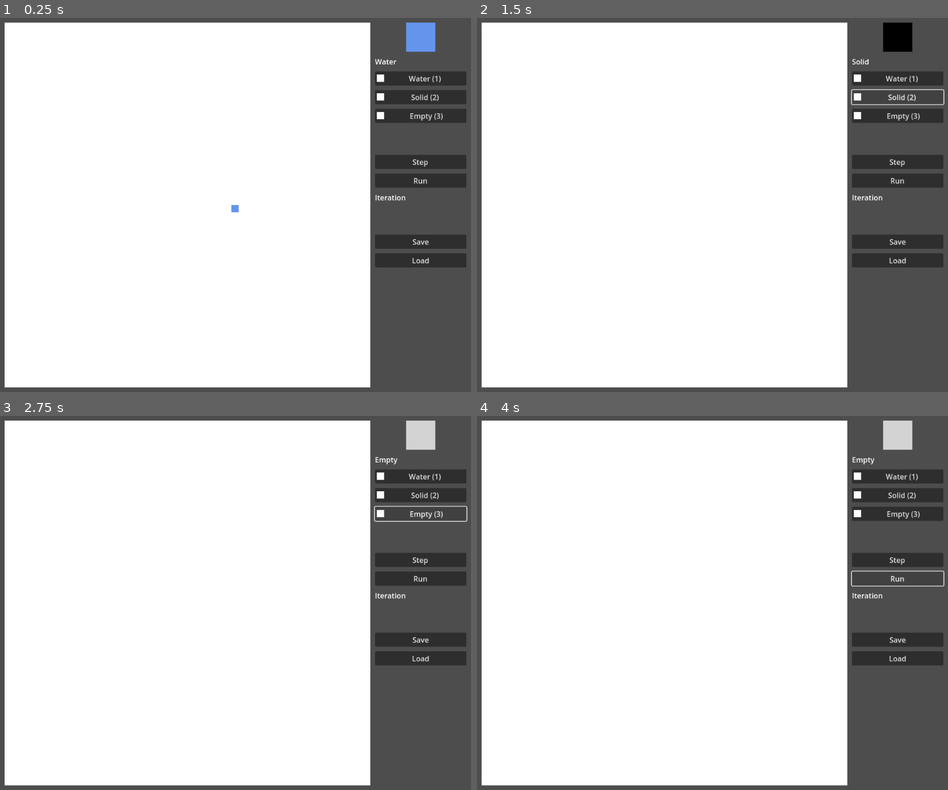
Above: before the commit, frames 1-4 (two rows, left to right).
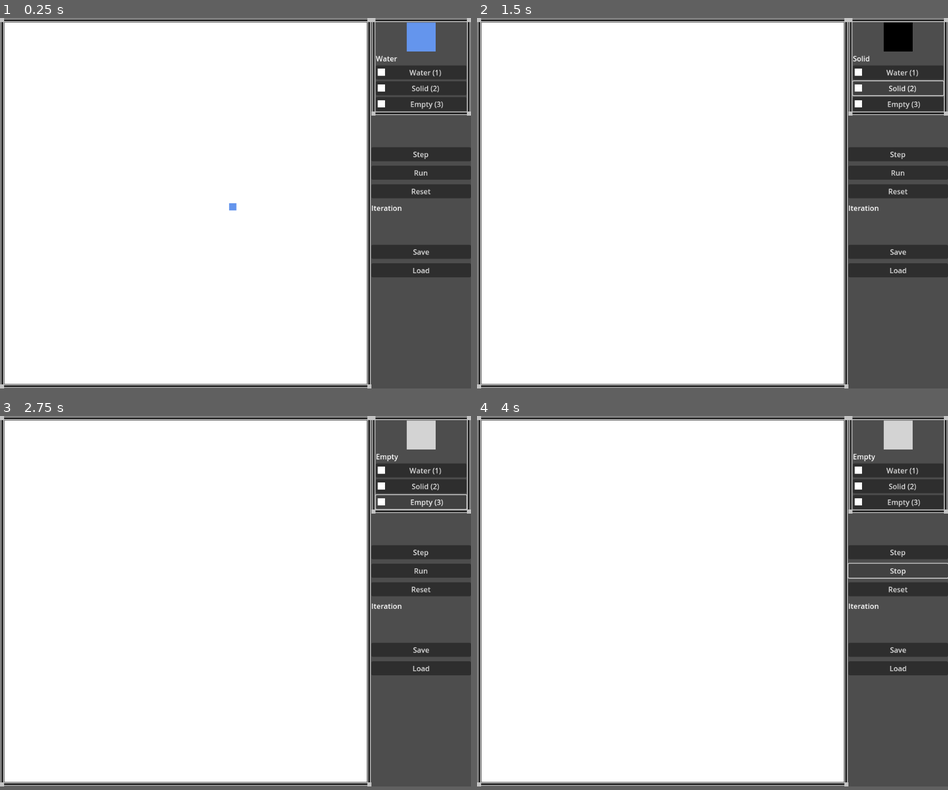
Above: after the commit, the same moments.

Repository: lycilph/GodotCreeper
Game: Godot game, scene res://FluidSimulation/fluid_simulation_node.tscn
The game is run twice, just before and just after one commit, with the same random seed, the same clock (stepped at 60 frames per second) and the same inputs.
Inputs:
- Up to frame 1 (0.25 s): no input
- Up to frame 2 (1.5 s): click "Water (1)" at 0.5 s; click "Solid (2)" at 1.25 s
- Up to frame 3 (2.75 s): click "Empty (3)" at 2 s
- Up to frame 4 (4 s): click "Step" at 2.75 s; click "Run" at 3.5 s
In our replay, the window is 800x636 before the commit and 800x630 after it. These sizes can differ from the game's own. Grey fills any space a smaller window leaves; there, only what the larger window draws over its background counts as a difference.

The runs differ from the first frame. In frame 1, 8.8% of the frame differs, in the area x 0-100%, y 0-100%; in frame 2, 8.7%; in frame 3, 8.6%; in frame 4, 8.5%.

Commit message:
Updates

Diff:
--- a/TestProject/FluidSimulation/Cell.gd
+++ b/TestProject/FluidSimulation/Cell.gd
@@ -20,6 +20,13 @@
 var left : Cell
 
 
+func reset():
+	type = TYPE.BLANK
+	fluid = 0.0
+	buffer = 0.0
+	reset_flow()
+
+
 func reset_flow():
 	flow_direction = 0
 
--- a/TestProject/FluidSimulation/Grid.gd
+++ b/TestProject/FluidSimulation/Grid.gd
@@ -11,6 +11,66 @@
 	cells.resize(width*height)
 	for i in cells.size():
 		cells[i] = Cell.new()
+	set_neighbors()
+
+
+func set_neighbors():
+	# Center
+	for y in range(1,height-1):
+		for x in range(1,width-1):
+			get_cell(x,y).up = get_cell(x,y-1)
+			get_cell(x,y).down = get_cell(x,y+1)
+			get_cell(x,y).left = get_cell(x-1,y)
+			get_cell(x,y).right = get_cell(x+1,y)
+	# Top
+	for x in range(1,width-1):
+		get_cell(x,0).down = get_cell(x,1)
+		get_cell(x,0).left = get_cell(x-1,0)
+		get_cell(x,0).right = get_cell(x+1,0)
+	# Bottom
+	for x in range(1,width-1):
+		get_cell(x,height-1).up = get_cell(x,height-2)
+		get_cell(x,height-1).left = get_cell(x-1,height-1)
+		get_cell(x,height-1).right = get_cell(x+1,height-1)
+	# Left
+	for y in range(1,height-1):
+		get_cell(0,y).up = get_cell(0,y-1)
+		get_cell(0,y).down = get_cell(0,y+1)
+		get_cell(0,y).right = get_cell(1,y)
+	# Right
+	for y in range(1,height-1):
+		get_cell(width-1,y).up = get_cell(width-1,y-1)
+		get_cell(width-1,y).down = get_cell(width-1,y+1)
+		get_cell(width-1,y).left = get_cell(width-2,y)
+	# Top-Left
+	get_cell(0,0).down = get_cell(0,1)
+	get_cell(0,0).right = get_cell(1,0)
+	# Top-right
+	get_cell(width-1,0).down = get_cell(width-1,1)
+	get_cell(width-1,0).left = get_cell(width-2,0)
+	# Bottom-Left
+	get_cell(0,height-1).up = get_cell(0,height-2)
+	get_cell(0,height-1).right = get_cell(1,height-1)
+	# Bottom-right
+	get_cell(width-1,height-1).up = get_cell(width-1,height-2)
+	get_cell(width-1,height-1).left = get_cell(width-2,height-2)
+
+
+func reset():
+	for c in cells:
+		c.reset()
+
+
+func reset_buffer():
+	for c in cells:
+		c.buffer = 0.0
+
+
+func update(min_value : float):
+	for c in cells:
+		c.fluid += c.buffer
+		if (c.fluid < min_value):
+			c.fluid = 0.0
 
 
 func get_cell(x : int, y : int):
--- a/TestProject/FluidSimulation/fluid_simulation_node.gd
+++ b/TestProject/FluidSimulation/fluid_simulation_node.gd
@@ -2,14 +2,18 @@
 
 @export var renderer : CellRenderer
 @export var selection : Sprite2D
+@export var run_button : Button
 
 var grid : Grid
+var simulator : FluidSimulator
 var boundary
 var tile
+var running
 
 
 func _ready():
 	grid = Grid.new(50,50)
+	simulator = FluidSimulator.new(grid)
 	renderer.grid = grid
 	boundary = renderer.position
 	tile = renderer.tile_size
@@ -37,7 +41,26 @@
 				cell.type = Cell.TYPE.BLANK
 				cell.fluid = 0.0
 
+	if (running):
+		simulator.step()
+
 
 func _input(event):
 	if (event.is_action_pressed("ui_cancel")):
 		get_tree().quit()
+
+
+func _on_step_simulation_button_pressed():
+	simulator.step()
+
+
+func _on_run_simulation_button_pressed():
+	running = !running
+	if (running):
+		run_button.text = "Stop"
+	else:
+		run_button.text = "Run"
+
+
+func _on_reset_simulation_button_pressed():
+	grid.reset()
--- a/TestProject/FluidSimulation/fluid_simulation_node.tscn
+++ b/TestProject/FluidSimulation/fluid_simulation_node.tscn
@@ -6,17 +6,36 @@
 [ext_resource type="Texture2D" uid="uid://dq2c35qcpl105" path="res://Assets/arrows.png" id="4_y7dw1"]
 [ext_resource type="Texture2D" uid="uid://s8a2nrbf8ih1" path="res://Assets/settled.png" id="5_x3k3h"]
 [ext_resource type="Script" path="res://FluidSimulation/Selection.gd" id="6_sdk6k"]
+[ext_resource type="Texture2D" uid="uid://lk8qb0yiwvp6" path="res://Assets/frame.png" id="7_kwvoi"]
 
-[node name="FluidSimulationNode" type="Node2D" node_paths=PackedStringArray("renderer", "selection")]
+[node name="FluidSimulationNode" type="Node2D" node_paths=PackedStringArray("renderer", "selection", "run_button")]
 script = ExtResource("1_yf4e0")
 renderer = NodePath("CellRenderer")
 selection = NodePath("Selection")
+run_button = NodePath("SimulationUI/VBoxContainer/RunSimulationButton")
 
-[node name="Background" type="ColorRect" parent="."]
-offset_left = 10.0
-offset_top = 10.0
-offset_right = 810.0
-offset_bottom = 810.0
+[node name="BackgroundContainer" type="MarginContainer" parent="."]
+offset_right = 820.0
+offset_bottom = 820.0
+
+[node name="NinePatchRect" type="NinePatchRect" parent="BackgroundContainer"]
+layout_mode = 2
+texture = ExtResource("7_kwvoi")
+patch_margin_left = 10
+patch_margin_top = 10
+patch_margin_right = 10
+patch_margin_bottom = 10
+
+[node name="MarginContainer" type="MarginContainer" parent="BackgroundContainer"]
+layout_mode = 2
+theme_override_constants/margin_left = 10
+theme_override_constants/margin_top = 10
+theme_override_constants/margin_right = 10
+theme_override_constants/margin_bottom = 10
+
+[node name="Background" type="ColorRect" parent="BackgroundContainer/MarginContainer"]
+custom_minimum_size = Vector2(800, 800)
+layout_mode = 2
 
 [node name="CellRenderer" type="Node2D" parent="."]
 position = Vector2(10, 10)
@@ -30,80 +49,107 @@
 centered = false
 script = ExtResource("6_sdk6k")
 renderer = NodePath("../CellRenderer")
-block = NodePath("../SimulationUI/MarginContainer/VBoxContainer/SelectedBlock")
-label = NodePath("../SimulationUI/MarginContainer/VBoxContainer/SelectedBlockLabel")
+block = NodePath("../SimulationUI/VBoxContainer/MarginContainer/MarginContainer/VBoxContainer/SelectedBlock")
+label = NodePath("../SimulationUI/VBoxContainer/MarginContainer/MarginContainer/VBoxContainer/SelectedBlockLabel")
 
 [node name="SimulationUI" type="CanvasLayer" parent="."]
 
-[node name="MarginContainer" type="MarginContainer" parent="SimulationUI"]
+[node name="VBoxContainer" type="VBoxContainer" parent="SimulationUI"]
 anchors_preset = 1
 anchor_left = 1.0
 anchor_right = 1.0
-offset_left = -210.0
-offset_bottom = 411.0
+offset_left = -200.0
+offset_bottom = 543.0
 grow_horizontal = 0
+theme_override_constants/separation = 10
+
+[node name="MarginContainer" type="MarginContainer" parent="SimulationUI/VBoxContainer"]
+layout_mode = 2
+theme_override_constants/margin_left = 0
+theme_override_constants/margin_top = 0
+theme_override_constants/margin_right = 0
+theme_override_constants/margin_bottom = 0
+
+[node name="NinePatchRect" type="NinePatchRect" parent="SimulationUI/VBoxContainer/MarginContainer"]
+layout_mode = 2
+texture = ExtResource("7_kwvoi")
+patch_margin_left = 10
+patch_margin_top = 10
+patch_margin_right = 10
+patch_margin_bottom = 10
+
+[node name="MarginContainer" type="MarginContainer" parent="SimulationUI/VBoxContainer/MarginContainer"]
+layout_mode = 2
+theme_override_constants/margin_left = 10
 theme_override_constants/margin_top = 10
 theme_override_constants/margin_right = 10
+theme_override_constants/margin_bottom = 10
 
-[node name="VBoxContainer" type="VBoxContainer" parent="SimulationUI/MarginContainer"]
+[node name="VBoxContainer" type="VBoxContainer" parent="SimulationUI/VBoxContainer/MarginContainer/MarginContainer"]
 custom_minimum_size = Vector2(200, 0)
 layout_mode = 2
-theme_override_constants/separation = 10
 
-[node name="SelectedBlock" type="ColorRect" parent="SimulationUI/MarginContainer/VBoxContainer"]
+[node name="SelectedBlock" type="ColorRect" parent="SimulationUI/VBoxContainer/MarginContainer/MarginContainer/VBoxContainer"]
 custom_minimum_size = Vector2(64, 64)
 layout_mode = 2
 size_flags_horizontal = 4
 color = Color(0, 1, 1, 1)
 
-[node name="SelectedBlockLabel" type="Label" parent="SimulationUI/MarginContainer/VBoxContainer"]
+[node name="SelectedBlockLabel" type="Label" parent="SimulationUI/VBoxContainer/MarginContainer/MarginContainer/VBoxContainer"]
 layout_mode = 2
 text = "Water"
 
-[node name="SelectWaterButton" type="Button" parent="SimulationUI/MarginContainer/VBoxContainer"]
+[node name="SelectWaterButton" type="Button" parent="SimulationUI/VBoxContainer/MarginContainer/MarginContainer/VBoxContainer"]
 layout_mode = 2
 text = "Water (1)"
 icon = ExtResource("3_jyi2p")
 
-[node name="SelectSolidButton" type="Button" parent="SimulationUI/MarginContainer/VBoxContainer"]
+[node name="SelectSolidButton" type="Button" parent="SimulationUI/VBoxContainer/MarginContainer/MarginContainer/VBoxContainer"]
 layout_mode = 2
 text = "Solid (2)"
 icon = ExtResource("3_jyi2p")
 
-[node name="SelectEmptyButton" type="Button" parent="SimulationUI/MarginContainer/VBoxContainer"]
+[node name="SelectEmptyButton" type="Button" parent="SimulationUI/VBoxContainer/MarginContainer/MarginContainer/VBoxContainer"]
 layout_mode = 2
 theme_override_constants/h_separation = 10
 text = "Empty (3)"
 icon = ExtResource("3_jyi2p")
 
-[node name="Control" type="Control" parent="SimulationUI/MarginContainer/VBoxContainer"]
+[node name="Control" type="Control" parent="SimulationUI/VBoxContainer"]
 custom_minimum_size = Vector2(0, 50)
 layout_mode = 2
 
-[node name="Button4" type="Button" parent="SimulationUI/MarginContainer/VBoxContainer"]
+[node name="StepSimulationButton" type="Button" parent="SimulationUI/VBoxContainer"]
 layout_mode = 2
 text = "Step"
 
-[node name="Button5" type="Button" parent="SimulationUI/MarginContainer/VBoxContainer"]
+[node name="RunSimulationButton" type="Button" parent="SimulationUI/VBoxContainer"]
 layout_mode = 2
 text = "Run"
 
-[node name="Label2" type="Label" parent="SimulationUI/MarginContainer/VBoxContainer"]
+[node name="ResetSimulationButton" type="Button" parent="SimulationUI/VBoxContainer"]
+layout_mode = 2
+text = "Reset"
+
+[node name="IterationLabel" type="Label" parent="SimulationUI/VBoxContainer"]
 layout_mode = 2
 text = "Iteration"
 
-[node name="Control2" type="Control" parent="SimulationUI/MarginContainer/VBoxContainer"]
+[node name="Control2" type="Control" parent="SimulationUI/VBoxContainer"]
 custom_minimum_size = Vector2(0, 50)
 layout_mode = 2
 
-[node name="Button6" type="Button" parent="SimulationUI/MarginContainer/VBoxContainer"]
+[node name="Button6" type="Button" parent="SimulationUI/VBoxContainer"]
 layout_mode = 2
 text = "Save"
 
-[node name="Button7" type="Button" parent="SimulationUI/MarginContainer/VBoxContainer"]
+[node name="Button7" type="Button" parent="SimulationUI/VBoxContainer"]
 layout_mode = 2
 text = "Load"
 
-[connection signal="pressed" from="SimulationUI/MarginContainer/VBoxContainer/SelectWaterButton" to="Selection" method="_on_select_water_button_pressed"]
-[connection signal="pressed" from="SimulationUI/MarginContainer/VBoxContainer/SelectSolidButton" to="Selection" method="_on_select_solid_button_pressed"]
-[connection signal="pressed" from="SimulationUI/MarginContainer/VBoxContainer/SelectEmptyButton" to="Selection" method="_on_select_empty_button_pressed"]
+[connection signal="pressed" from="SimulationUI/VBoxContainer/MarginContainer/MarginContainer/VBoxContainer/SelectWaterButton" to="Selection" method="_on_select_water_button_pressed"]
+[connection signal="pressed" from="SimulationUI/VBoxContainer/MarginContainer/MarginContainer/VBoxContainer/SelectSolidButton" to="Selection" method="_on_select_solid_button_pressed"]
+[connection signal="pressed" from="SimulationUI/VBoxContainer/MarginContainer/MarginContainer/VBoxContainer/SelectEmptyButton" to="Selection" method="_on_select_empty_button_pressed"]
+[connection signal="pressed" from="SimulationUI/VBoxContainer/StepSimulationButton" to="." method="_on_step_simulation_button_pressed"]
+[connection signal="pressed" from="SimulationUI/VBoxContainer/RunSimulationButton" to="." method="_on_run_simulation_button_pressed"]
+[connection signal="pressed" from="SimulationUI/VBoxContainer/ResetSimulationButton" to="." method="_on_reset_simulation_button_pressed"]
--- /dev/null
+++ b/TestProject/FluidSimulation/fluid_simulator.gd
@@ -0,0 +1,126 @@
+class_name FluidSimulator
+
+# Max and min cell liquid values
+const MAX_VALUE : float = 1.0
+const MIN_VALUE : float = 0.005
+# Extra liquid a cell can store than the cell above it
+const MAX_COMPRESSION : float = 0.25;
+# Lowest and highest amount of liquids allowed to flow per iteration
+const MIN_FLOW : float = 0.005;
+const MAX_FLOW : float = 4.0;
+# Adjusts flow speed (0.0f - 1.0f)
+const FLOW_SPEED : float = 1;
+
+
+var grid : Grid
+
+
+func _init(g : Grid):
+	grid = g
+
+
+func step():
+	grid.reset_buffer()
+
+#	#var starting_value
+	var remaining_value
+	var flow
+	var cell
+
+	for y in range(grid.height-1,-1,-1):
+		for x in grid.width:
+			cell = grid.get_cell(x,y)
+
+			if (cell.type == Cell.TYPE.SOLID):
+				continue
+			if (cell.fluid == 0.0):
+				continue
+			if (cell.fluid < MIN_VALUE):
+				cell.fluid = 0.0
+				continue
+
+#			starting_value = cell.liquid
+			remaining_value = cell.fluid
+			flow = 0.0
+
+			# Flow down
+			if (cell.down != null and cell.down.type == Cell.TYPE.BLANK):
+				flow = calculate_vertical_flow(cell.fluid, cell.down.fluid) - cell.down.fluid
+				if (cell.down.fluid > 0.0 and flow > MIN_FLOW):
+					flow *= FLOW_SPEED
+
+				flow = clampf(flow, 0, minf(MAX_FLOW, cell.fluid))
+
+				if (flow > 0):
+					remaining_value -= flow
+					cell.buffer -= flow
+					cell.down.buffer += flow
+
+			if (remaining_value < MIN_VALUE):
+				cell.buffer -= remaining_value
+				continue
+
+			# Flow left
+			if (cell.left != null and cell.left.type == Cell.TYPE.BLANK):
+				flow = (remaining_value - cell.left.fluid) / 4.0
+				if (flow > MIN_FLOW):
+					flow *= FLOW_SPEED
+
+				flow = clampf(flow, 0, minf(MAX_FLOW, cell.fluid))
+
+				if (flow > 0):
+					remaining_value -= flow
+					cell.buffer -= flow
+					cell.left.buffer += flow
+
+			if (remaining_value < MIN_VALUE):
+				cell.buffer -= remaining_value
+				continue
+
+			# Flow right
+			if (cell.right != null and cell.right.type == Cell.TYPE.BLANK):
+				flow = (remaining_value - cell.right.fluid) / 3.0
+				if (flow > MIN_FLOW):
+					flow *= FLOW_SPEED
+
+				flow = clampf(flow, 0, minf(MAX_FLOW, cell.fluid))
+
+				if (flow > 0):
+					remaining_value -= flow
+					cell.buffer -= flow
+					cell.right.buffer += flow
+
+			if (remaining_value < MIN_VALUE):
+				cell.buffer -= remaining_value
+				continue
+
+			# Flow up
+			if (cell.up != null and cell.up.type == Cell.TYPE.BLANK):
+				flow = remaining_value - calculate_vertical_flow(remaining_value, cell.up.fluid)
+				if (flow > MIN_FLOW):
+					flow *= FLOW_SPEED
+
+				flow = clampf(flow, 0, minf(MAX_FLOW, cell.fluid))
+
+				if (flow > 0):
+					remaining_value -= flow
+					cell.buffer -= flow
+					cell.up.buffer += flow
+
+			if (remaining_value < MIN_VALUE):
+				cell.buffer -= remaining_value
+				continue
+
+	grid.update(MIN_VALUE)
+
+
+# Calculate how much liquid should flow to destination with pressure
+func calculate_vertical_flow(source : float, destination : float):
+	var sum = source + destination
+
+	if (sum <= MAX_VALUE):
+		return MAX_VALUE
+	elif (sum < 2*MAX_VALUE+MAX_COMPRESSION):
+		return (MAX_VALUE*MAX_VALUE+sum*MAX_COMPRESSION) / (MAX_VALUE+MAX_COMPRESSION)
+	else:
+		return (sum+MAX_COMPRESSION)/2.0
--- a/TestProject/project.godot
+++ b/TestProject/project.godot
@@ -21,8 +21,9 @@
 
 [display]
 
-window/size/viewport_width=1030
+window/size/viewport_width=1040
 window/size/viewport_height=820
+window/size/resizable=false
 
 [input]
 
Binary file changed: TestProject/Assets/frame.png
Not shown: 1 places in TestProject/FluidSimulation/fluid_simulation_node.tscn that only renumber resources
